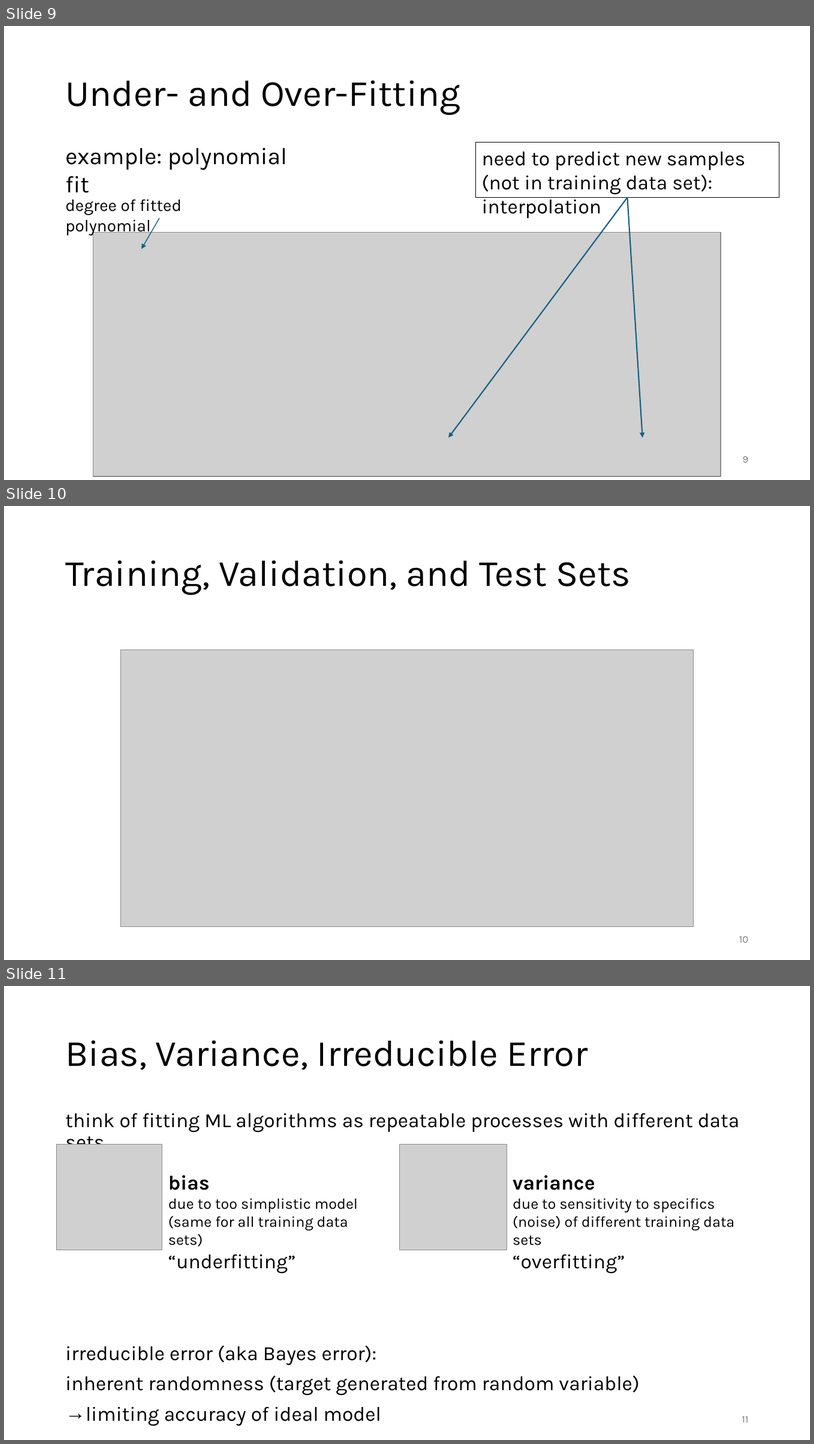
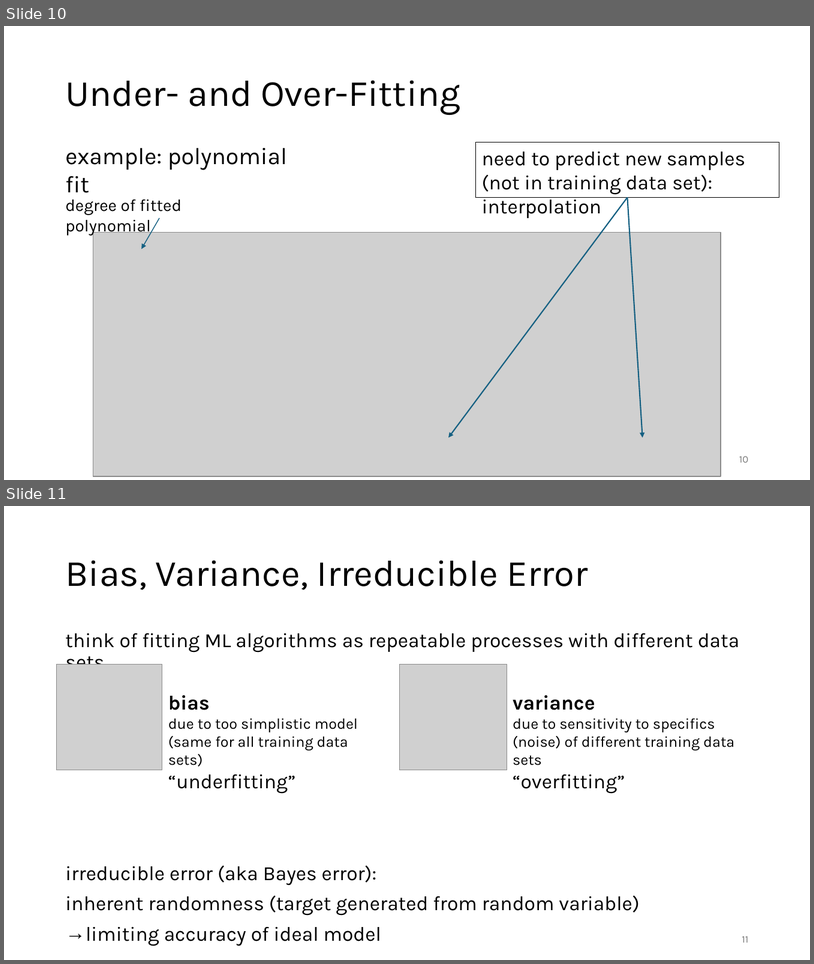
Before and after one commit to FelixWick/data_science, a slide deck: slides/5_ML.pptx. Shown one above the other, each under a label of ours: slides 9, 10 and 11 before the commit, slides 10 and 11 after it. The pictures are 814x1444 and 814x964 pixels, drawn with LibreOffice and Linux fonts; fonts in the diff are those of the drawing; grey boxes stand for pictures. Boxes give left, top, right and bottom in pixels: in the first picture for what was removed or moved away, otherwise in the second. Text is boxed around its words. In the diff, an @@ line names an element or a change of style, - is before the commit and + after.

```diff
--- a/slides/5_ML.pptx
+++ b/slides/5_ML.pptx
@@ slide 10 removed at <box>4,506,810,960</box>, background #FFFFFF @@
@@ title removed at <box>65,560,630,595</box> @@
-Training, Validation, and Test Sets
@@ picture removed at <box>121,650,693,927</box> @@
@@ page number removed at <box>740,936,749,942</box> @@
-10
@@ what was slide 9 is now slide 10 @@
@@ page number at <box>740,456,749,462</box>: text changed @@
-9
+10
```
Also in this commit, not shown: 14 slides changed, 1 slide added, 4 other slides removed, 8 other files.
